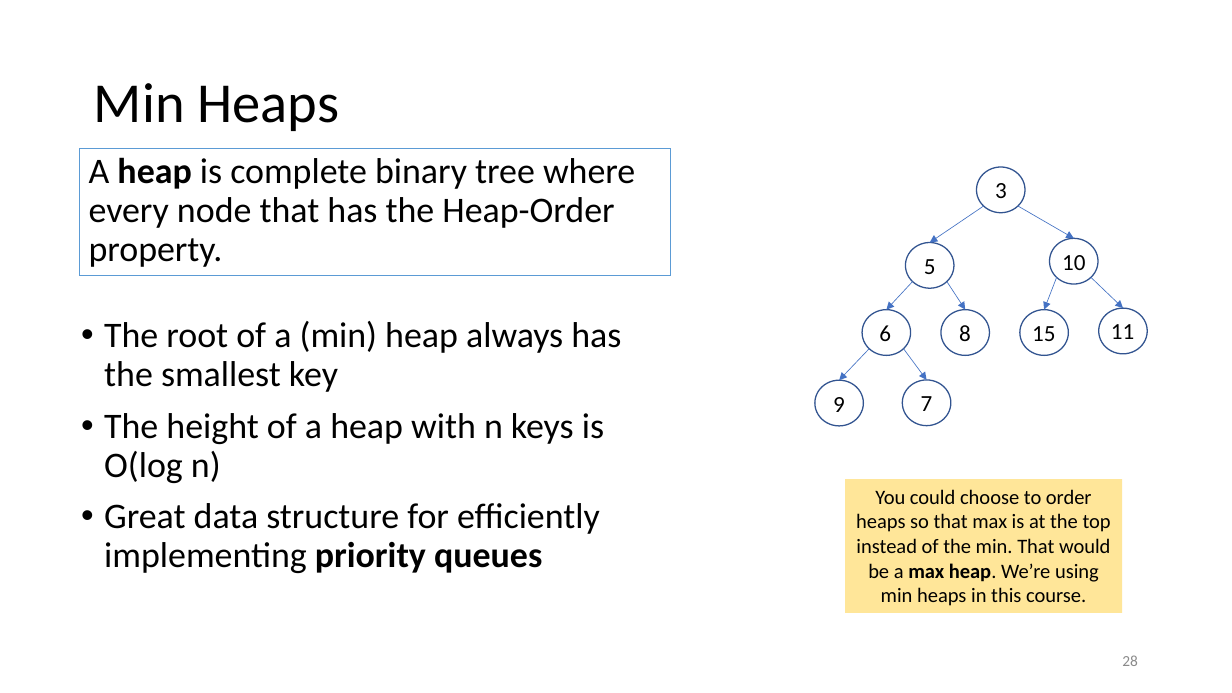
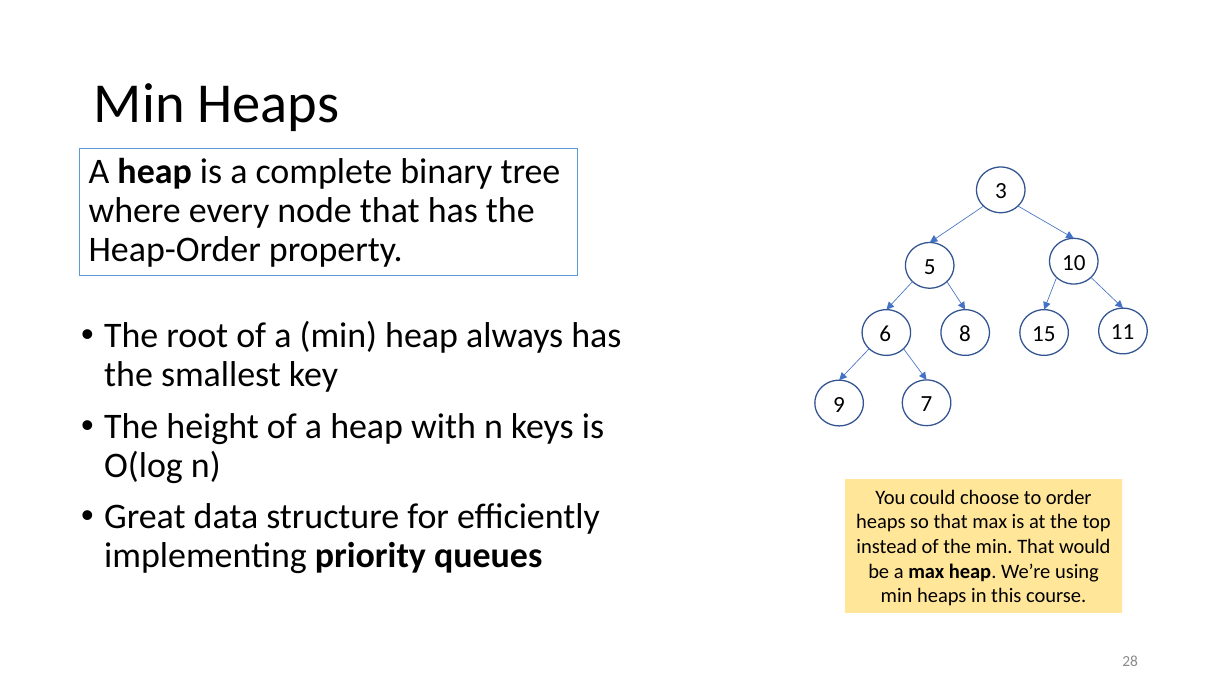
Before and after one commit to tjd1234/cmpt225summer2023, a slide deck: slide 28 of lecture_notes/week7/week7_priority_queues.pptx. Drawn at 1232x693 pixels with LibreOffice and Linux fonts; fonts in the diff are those of the drawing. Boxes give left, top, right and bottom in pixels: in the first picture for what was removed or moved away, otherwise in the second. Text is boxed around its words. In the diff, an @@ line names an element or a change of style, - is before the commit and + after.

```diff
--- a/lecture_notes/week7/week7_priority_queues.pptx
+++ b/lecture_notes/week7/week7_priority_queues.pptx
@@ rectangle "A heap is a complete ...": place and size @@
-rectangle "A heap is a complete ..." at <box>79,148,671,275</box>
+rectangle "A heap is a complete ..." at <box>79,148,578,275</box>
@@ text in rectangle at <box>89,157,561,267</box>: text changed @@
-A heap is complete binary tree where every node that has the Heap-Order property.
+A heap is a complete binary tree where every node that has the
+Heap-Order property.
```
Also in this commit, not shown: 15 other slides changed, 1 slide added, 3 slides removed.
